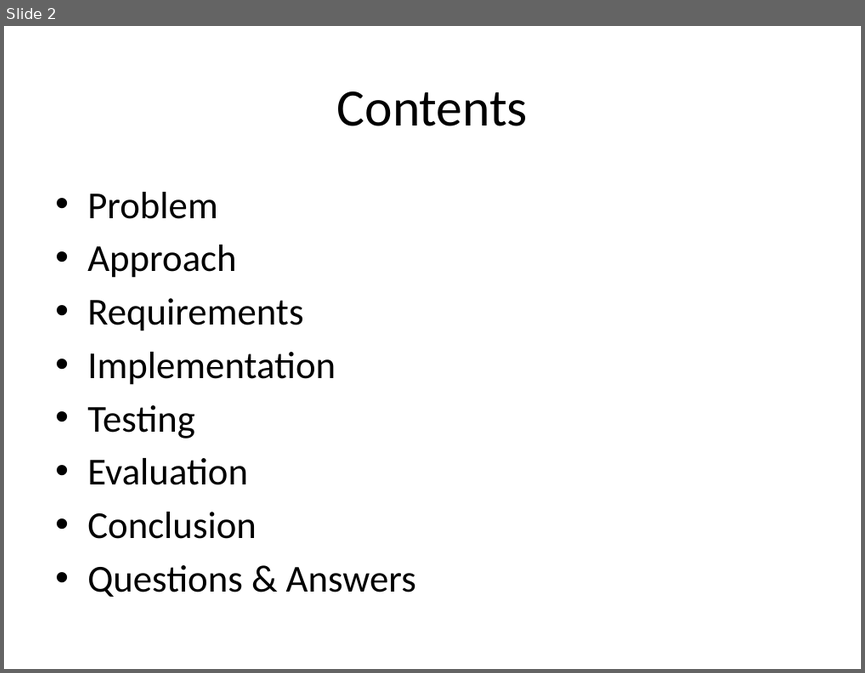
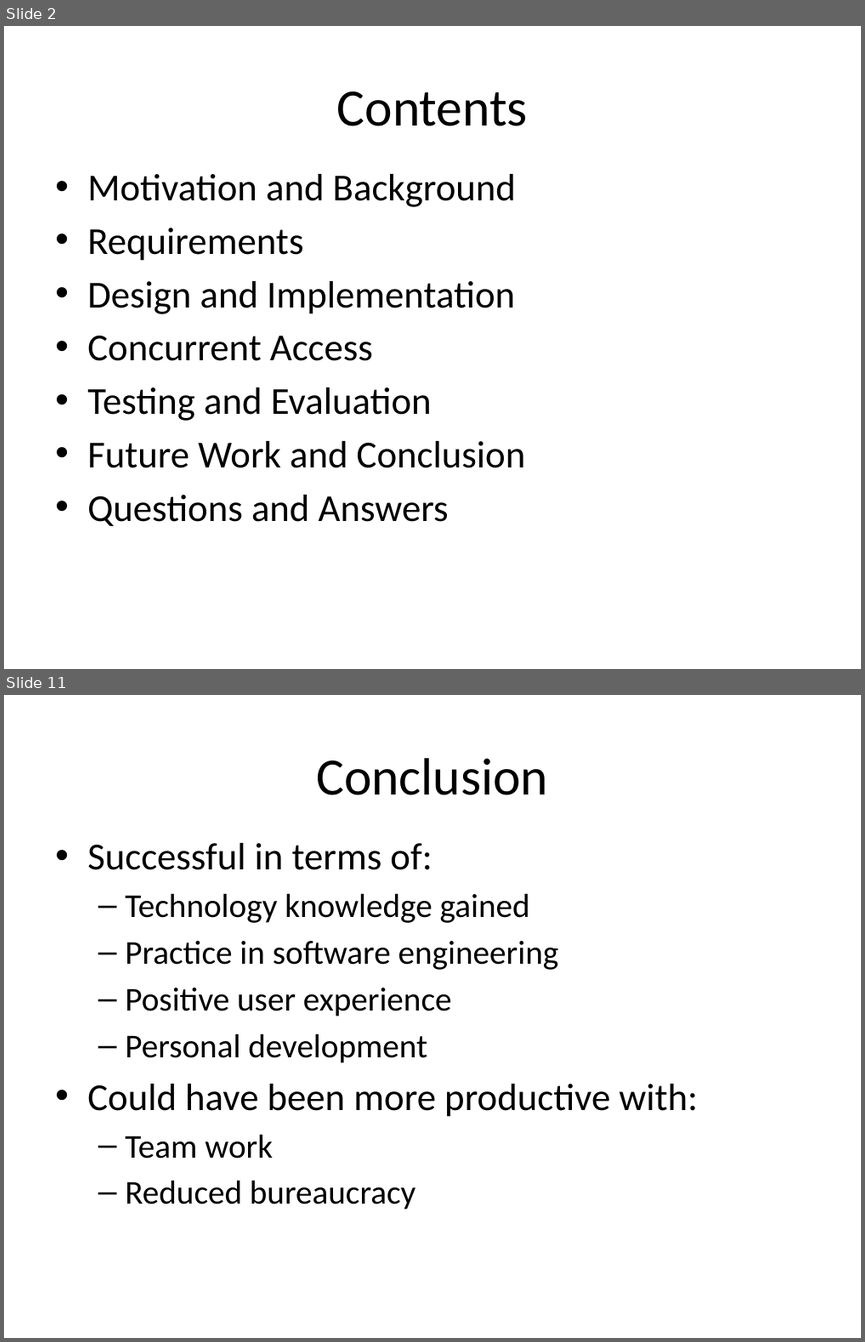
Before and after one commit to johnnyfoe/bibman, a slide deck: Documents/Presentation/Presentation.pptx. Shown one above the other, each under a label of ours: slide 2 before the commit, slides 2 and 11 after it; the slides between them are not shown. The pictures are 865x673 and 865x1342 pixels, drawn with LibreOffice and Linux fonts; fonts in the diff are those of the drawing; background and template pictures are left out. Boxes give left, top, right and bottom in pixels: in the first picture for what was removed or moved away, otherwise in the second. Text is boxed around its words. In the diff, an @@ line names an element or a change of style, - is before the commit and + after.

```diff
--- a/Documents/Presentation/Presentation.pptx
+++ b/Documents/Presentation/Presentation.pptx
@@ slide 11 added at bbox=[4, 695, 861, 1338], background picture (left out) @@
@@ title added at bbox=[316, 758, 548, 795], 44 pt, text #000000 @@
+Conclusion
@@ text added at bbox=[87, 843, 698, 1209], 28 pt, text #000000 @@
+• Successful in terms of:
+  – Technology knowledge gained
+  – Practice in software engineering
+  – Positive user experience
+  – Personal development
+• Could have been more productive with:
+  – Team work
+  – Reduced bureaucracy
@@ slide 2 changed as well @@
@@ text "Motivation and Background": place and size @@
-text "Motivation and Background" at bbox=[87, 192, 416, 596]
+text "Motivation and Background" at bbox=[87, 174, 526, 526]
@@ text at bbox=[87, 174, 516, 207]: text changed @@
-• Problem
-• Approach
+• Motivation and Background
@@ text at bbox=[87, 281, 526, 526]: text changed @@
-• Implementation
-• Testing
-• Evaluation
-• Conclusion
-• Questions & Answers
+• Design and Implementation
+• Concurrent Access
+• Testing and Evaluation
+• Future Work and Conclusion
+• Questions and Answers
```
Also in this commit, not shown: 1 other slide changed, 10 other slides added.
